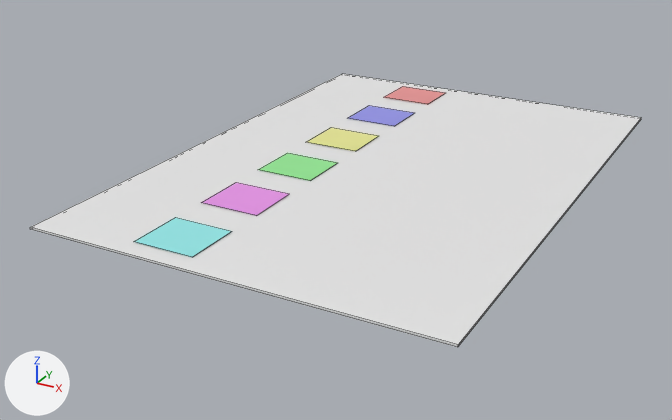
The FBX model VRProject/Assets/_Project/ANW/Props/Radnom/CauldronPuzzlePaper.fbx: old version first, new version second.
Both versions are drawn from a 50 mm camera at (4.1, -8.46, 3.59) aimed at (-0.33, -0.4, -0.44). Arrows for +X, +Y and +Z are at lower left; the lights stay in place. Mesh edges are drawn as thin lines.

Before the edit, the objects in view are built like this:
```python
me_cube = bpy.data.meshes.new('Cube')
me_cube.from_pydata(...)  # 32 vertices, 12 faces; spans x -2.1..2.1, y -3.0..3.0, z -0.01..0.02
# faces by material slot: [6, 1, 1, 1, 1, 1, 1]
me_cube.materials.append(mat_material)  # white #e7e7e7
me_cube.materials.append(mat_one)  # pink #e79595
me_cube.materials.append(mat_two)  # blue #9595e7
me_cube.materials.append(mat_three)  # beige #e7e795
me_cube.materials.append(mat_four)  # green #95e795
me_cube.materials.append(mat_five)  # pink #e795e7
me_cube.materials.append(mat_six)  # cyan #95e7e7
ob_cube = bpy.data.objects.new('Cube', me_cube)
ob_cube.location = (0.0, 0.0, 0.0)
```
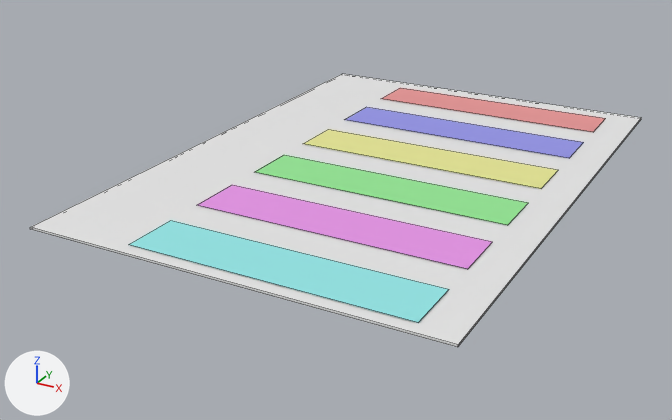
Commit message: cauldron changes

Location of each change, (x1, y1, x2, y2) in pixels of the pictures (672 x 420 px; the box of a moved part takes in the faces that stretch with it):
part 1 of me_cube, moved or reshaped
    before: (134, 86, 445, 257)
    after: (129, 88, 606, 323)

The change, as a diff of the scene's bpy script:
```diff
--- a/VRProject/Assets/_Project/ANW/Props/Radnom/CauldronPuzzlePaper.fbx.py
+++ b/VRProject/Assets/_Project/ANW/Props/Radnom/CauldronPuzzlePaper.fbx.py
@@ me_cube @@
 me_cube.from_pydata(...)  # 32 vertices, 12 faces; spans x -2.1..2.1, y -3.0..3.0, z -0.01..0.02
 # used by ob_cube; location = (0.0, 0.0, 0.0)
+# me_cube part 1: all 24 vertices in x -1.05..-0.41, y -2.8..2.8, z 0.02 are scaled about their middle by (4.35, 1, 1), then moved by (1.07, -0.07, 0.0)
 me_cube.materials.append(mat_material)
```
